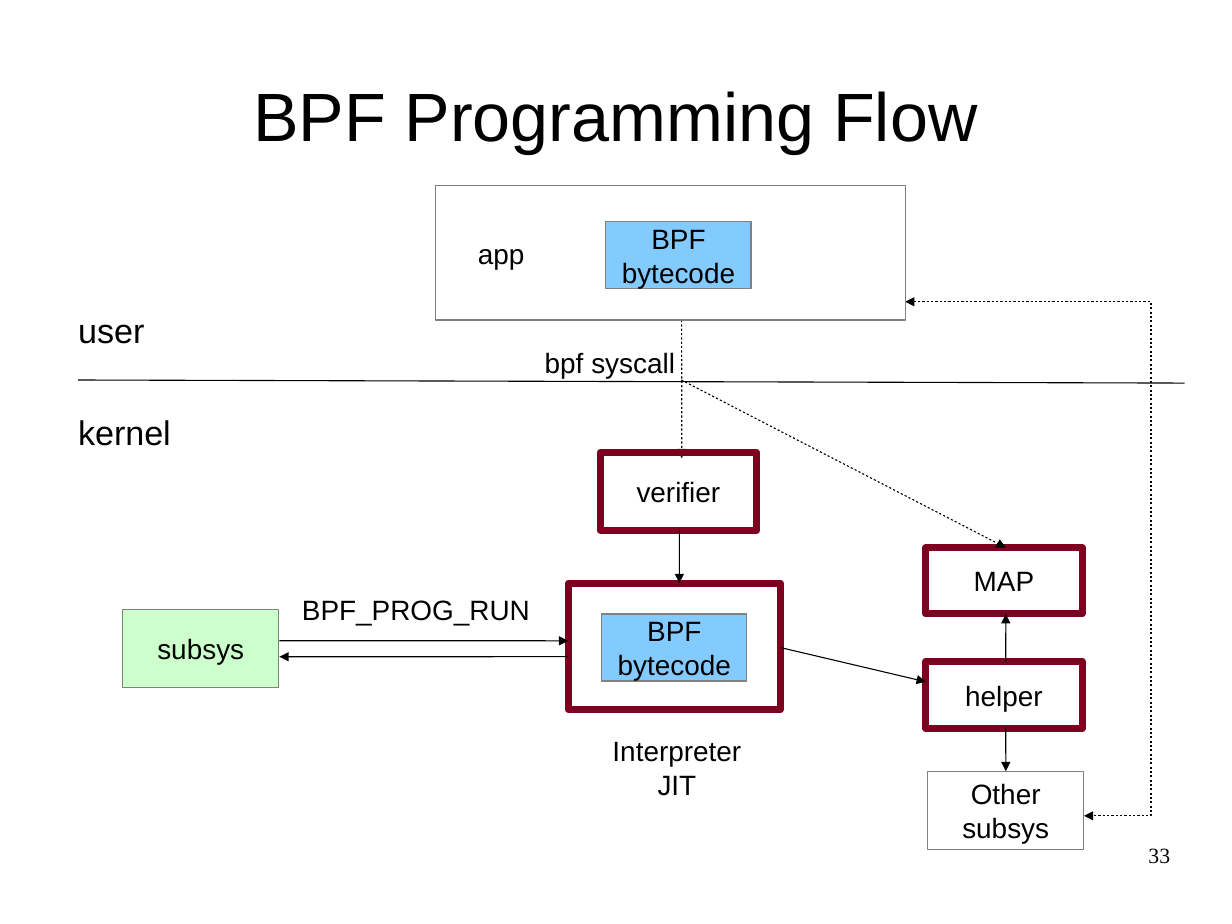
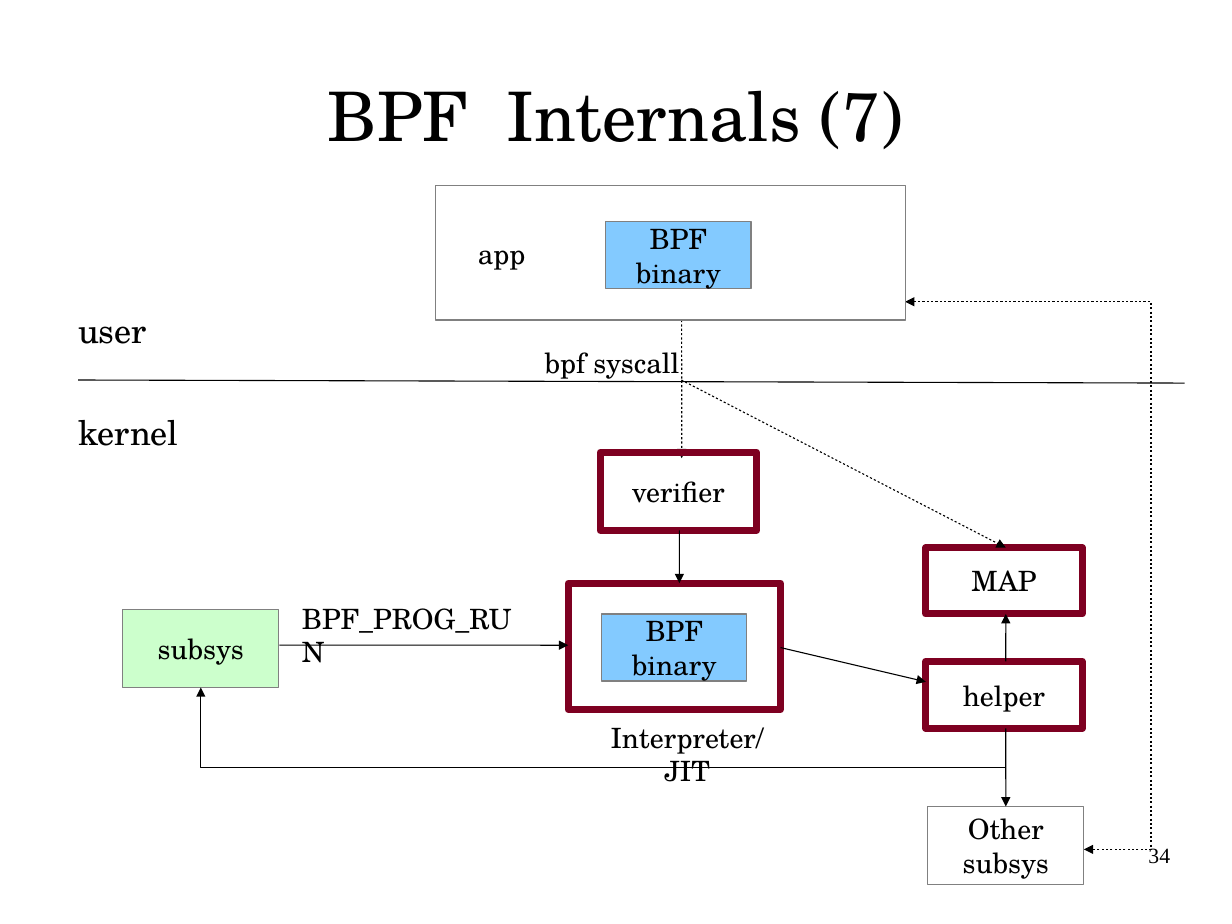
Before and after one commit to vh21/documents, a slide deck: slide 34 of linux/meet-cute-between-ebpf-and-kernel-tracing.odp (slide 33 before the commit). Drawn at 1232x924 pixels with LibreOffice and Linux fonts; fonts in the diff are those of the drawing. Boxes give left, top, right and bottom in pixels: in the first picture for what was removed or moved away, otherwise in the second. Text is boxed around its words. In the diff, an @@ line names an element or a change of style, - is before the commit and + after.

```diff
--- a/linux/meet-cute-between-ebpf-and-kernel-tracing.odp
+++ b/linux/meet-cute-between-ebpf-and-kernel-tracing.odp
@@ title at (x1=328, y1=90, x2=903, y2=149): text changed; font Arial to TeX Gyre Schola @@
-BPF Programming Flow
+BPF Internals (7)
@@ text in rectangle at (x1=650, y1=228, x2=707, y2=249): font Arial to TeX Gyre Schola in "BPF" @@
@@ text in rectangle at (x1=636, y1=262, x2=721, y2=292): text changed; font Arial to TeX Gyre Schola @@
-bytecode
+binary
@@ freeform shape resized from (x1=906, y1=302, x2=1152, y2=816) to (x1=906, y1=302, x2=1152, y2=850) @@
@@ font Arial to TeX Gyre Schola in 10 elements at (x1=926, y1=548, x2=1082, y2=614), (x1=926, y1=662, x2=1082, y2=729), (x1=123, y1=609, x2=279, y2=688), (x1=600, y1=453, x2=757, y2=531), (x1=436, y1=186, x2=906, y2=320), (x1=545, y1=352, x2=679, y2=382), (x1=78, y1=326, x2=147, y2=344), (x1=78, y1=420, x2=179, y2=446), (x1=928, y1=806, x2=1084, y2=884), (x1=302, y1=608, x2=512, y2=633) @@
@@ text "BPF_PROG_RUN" moved from (x1=302, y1=600, x2=530, y2=625) to (x1=302, y1=608, x2=512, y2=633) @@
@@ text in rectangle at (x1=646, y1=614, x2=703, y2=641): font Arial to TeX Gyre Schola in "BPF" @@
@@ arrow moved from (279, 641) - (568, 641) to (279, 645) - (568, 645) @@
@@ arrow removed from (568, 657) to (279, 657) @@
@@ text in rectangle at (x1=632, y1=654, x2=717, y2=684): text changed; font Arial to TeX Gyre Schola @@
-bytecode
+binary
@@ elbow arrow added from (1006, 768) to (201, 688), #000000 0.71 pt @@
@@ text at (x1=611, y1=727, x2=764, y2=782): text changed; font Arial to TeX Gyre Schola @@
-Interpreter
-JIT
+Interpreter/JIT
@@ arrow moved from (1006, 729) - (1006, 771) to (1006, 729) - (1006, 806) @@
@@ rectangle "Other" moved from (x1=928, y1=771, x2=1084, y2=850) to (x1=928, y1=806, x2=1084, y2=884) @@
@@ page number at (x1=1148, y1=846, x2=1170, y2=864): text changed @@
-33
+34
```
Also in this commit, not shown: 65 other slides changed, 7 slides added, 2 slides removed, 3 other files.
